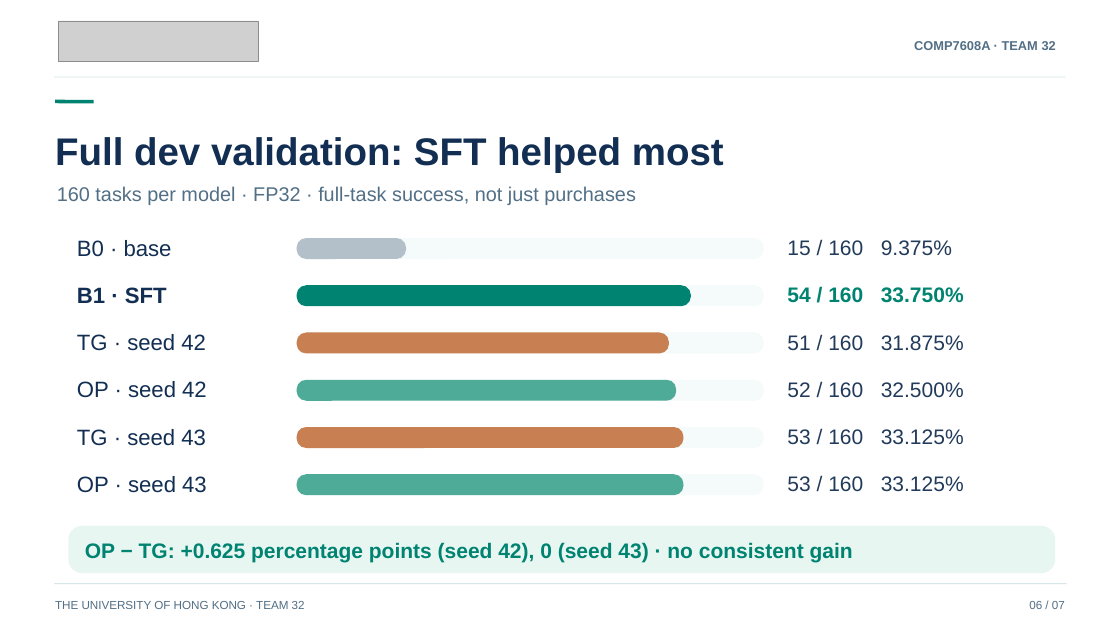
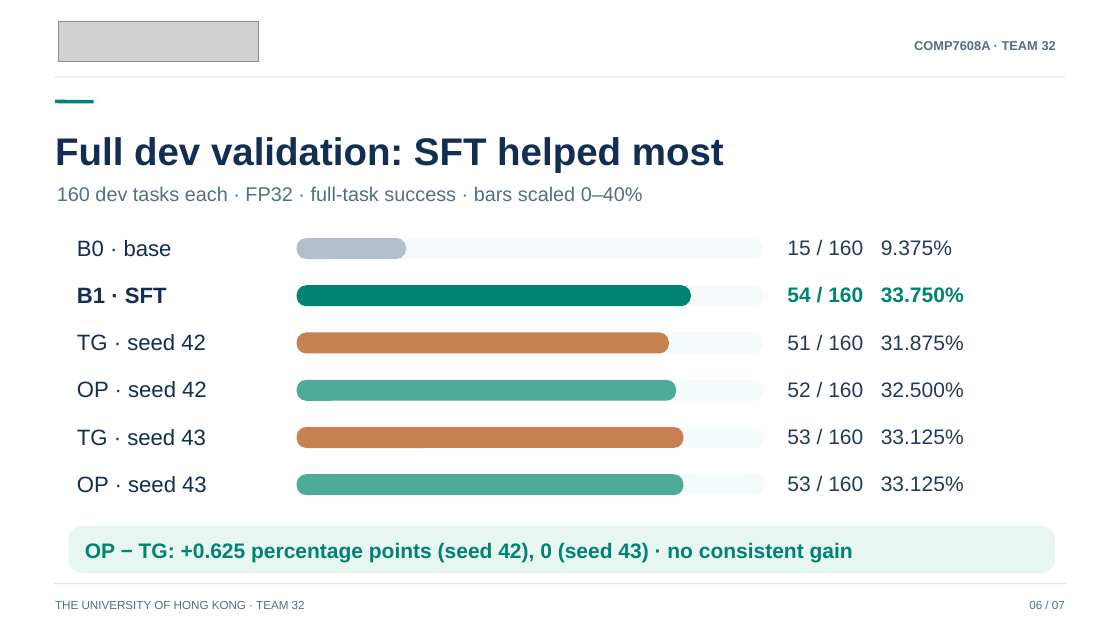
Before and after one commit to Zenon-nnnnnn/webshop-stepwise-rl, a slide deck: slide 6 of presentations/WebShop_Stepwise_Rewards_HKU_Draft_2026-11-21.pptx. Drawn at 1120x630 pixels with LibreOffice and Linux fonts; fonts in the diff are those of the drawing; grey boxes stand for pictures. Boxes give left, top, right and bottom in pixels: in the first picture for what was removed or moved away, otherwise in the second. Text is boxed around its words. In the diff, an @@ line names an element or a change of style, - is before the commit and + after.

Commit message:
docs(presentation): clarify story, chart scale, FP32 scope and test gate

```diff
--- a/presentations/WebShop_Stepwise_Rewards_HKU_Draft_2026-11-21.pptx
+++ b/presentations/WebShop_Stepwise_Rewards_HKU_Draft_2026-11-21.pptx
@@ text at (x1=57, y1=186, x2=643, y2=201): text changed @@
-160 tasks per model · FP32 · full-task success, not just purchases
+160 dev tasks each · FP32 · full-task success · bars scaled 0–40%
```
Also in this commit, not shown: 1 other slide changed.
